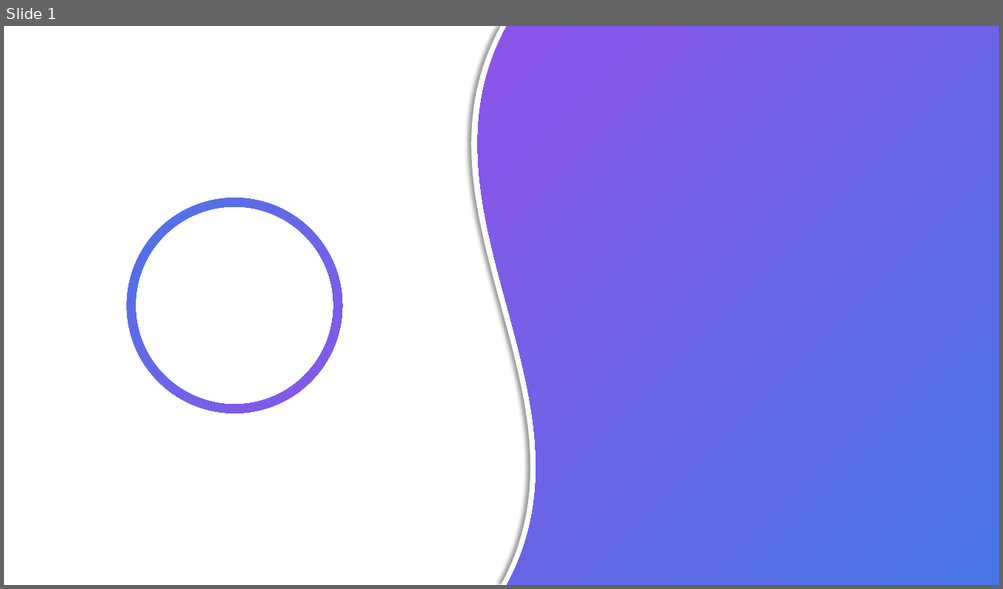
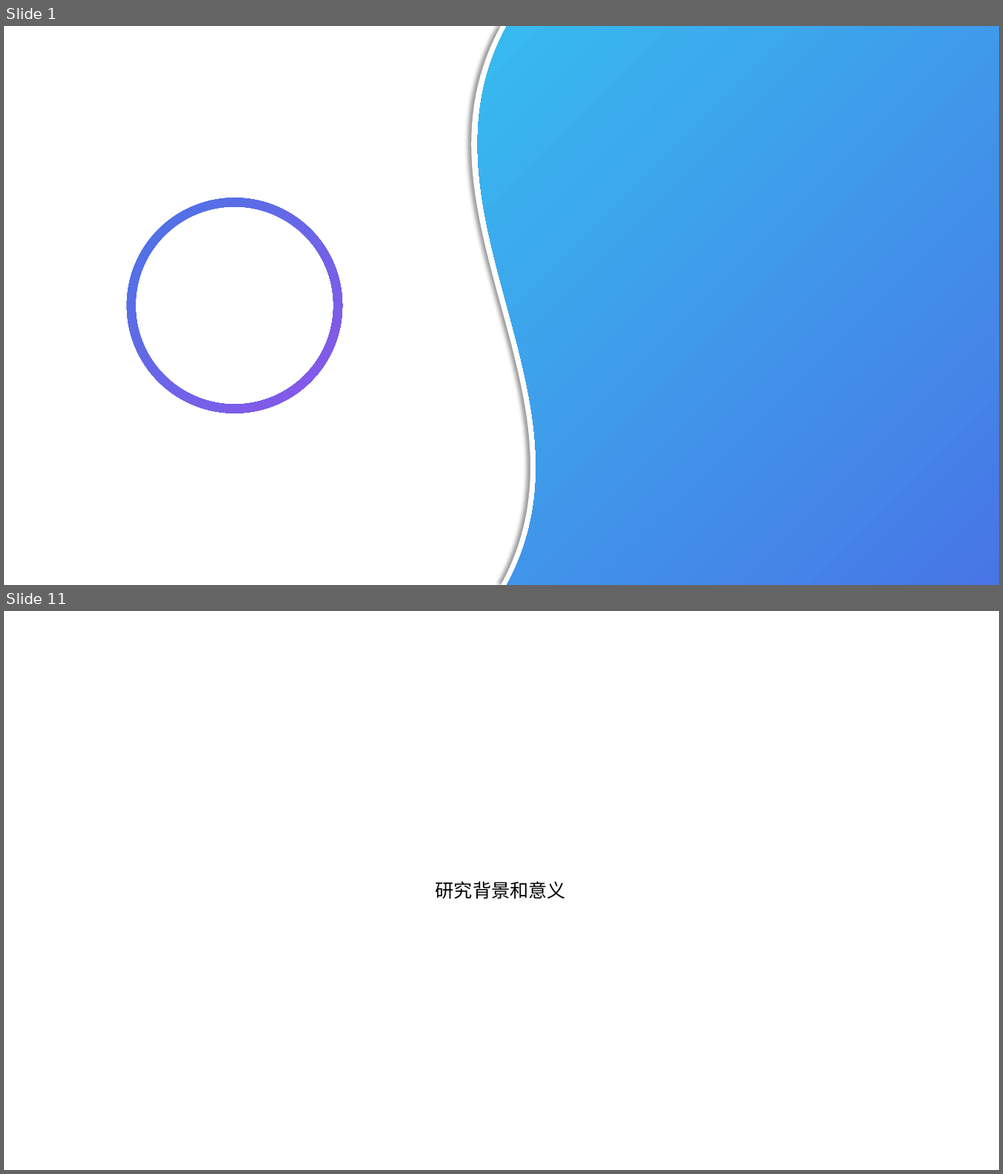
Before and after one commit to zyldgd/Graduation_Project, a slide deck: Thesis/ppt/论文答辩.pptx. Shown one above the other, each under a label of ours: slide 1 before the commit, slides 1 and 11 after it; the slides between them are not shown. The pictures are 1003x589 and 1003x1174 pixels, drawn with LibreOffice and Linux fonts; fonts in the diff are those of the drawing. Boxes give left, top, right and bottom in pixels: in the first picture for what was removed or moved away, otherwise in the second. Text is boxed around its words. In the diff, an @@ line names an element or a change of style, - is before the commit and + after.

```diff
--- a/Thesis/ppt/论文答辩.pptx
+++ b/Thesis/ppt/论文答辩.pptx
@@ slide 11 added at <box>4,611,999,1170</box>, background #FFFFFF @@
@@ text added at <box>435,881,566,899</box>, 18 pt, text #000000 @@
+研究背景和意义
@@ slide 1 changed as well @@
@@ freeform shape at <box>478,26,999,585</box>: fill gradient #4876E6 to #8D54E9 to gradient #4876E6 to #37BBEF @@
```
Also in this commit, not shown: 26 other slides added, 1 slide removed, 1 other file.
